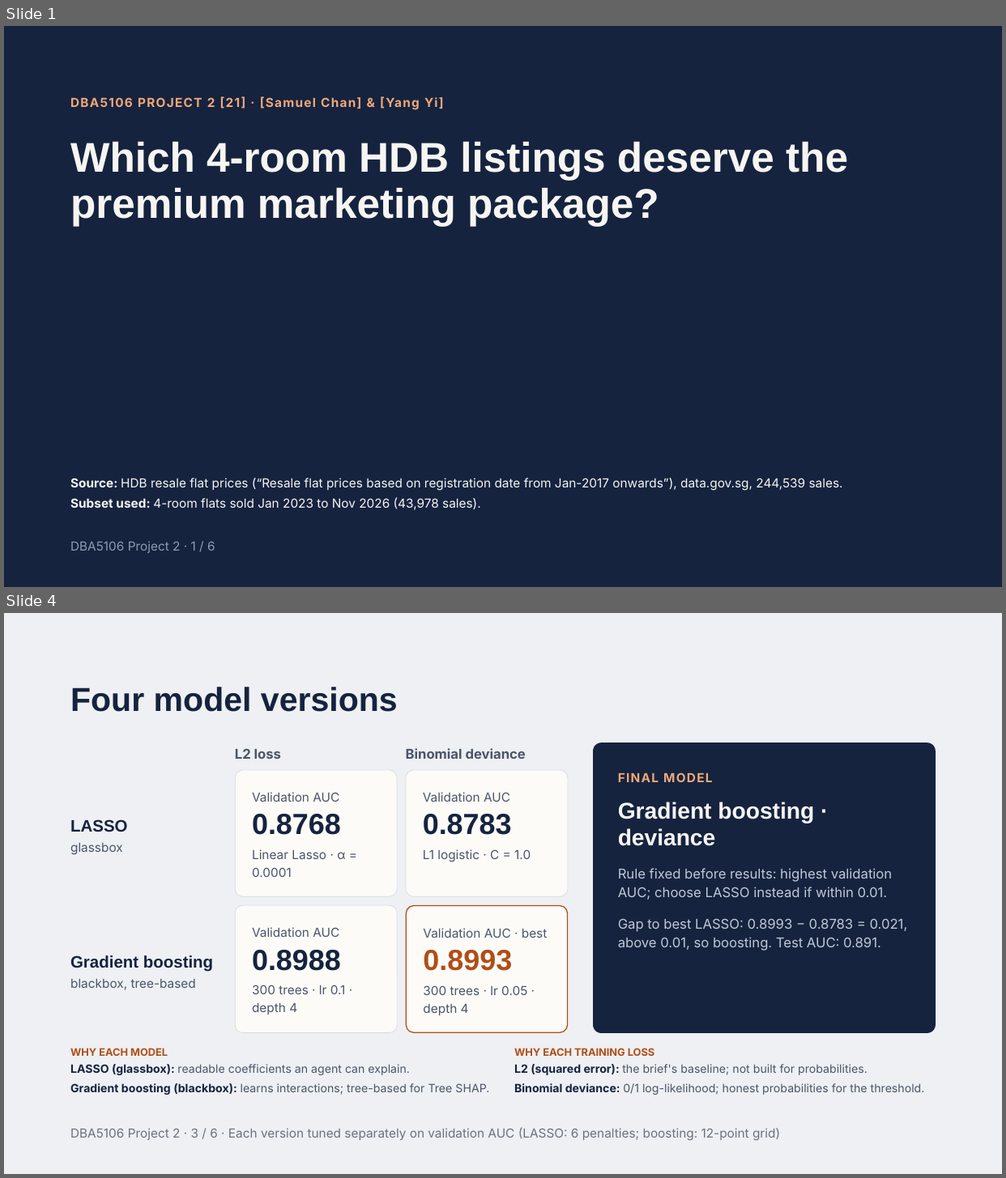
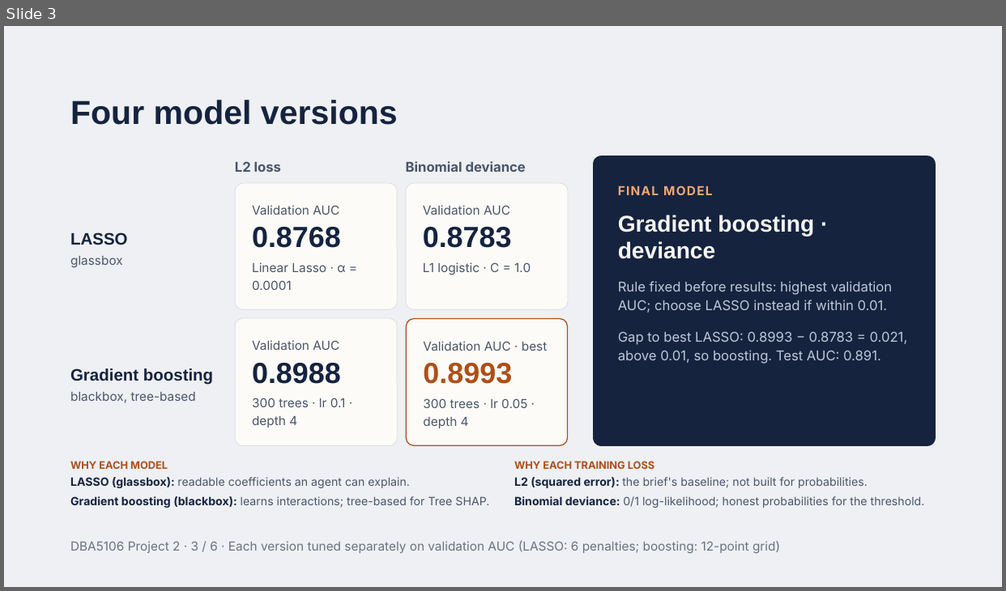
Before and after one commit to samuelctz/DBA5106-Foundation-in-Business-Analytics, a slide deck: Final/DBA5106 Project 2 — Premium Flat Classifier.pptx. Shown one above the other, each under a label of ours: slides 1 and 4 before the commit, slide 3 after it; the slides between them are not shown. The pictures are 1006x1178 and 1006x591 pixels, drawn with LibreOffice and Linux fonts; fonts in the diff are those of the drawing. Boxes give left, top, right and bottom in pixels: in the first picture for what was removed or moved away, otherwise in the second. Text is boxed around its words. In the diff, an @@ line names an element or a change of style, - is before the commit and + after.

```diff
--- a/Final/DBA5106 Project 2 — Premium Flat Classifier.pptx
+++ b/Final/DBA5106 Project 2 — Premium Flat Classifier.pptx
@@ slide 1 removed at box(4, 26, 1002, 587), background #15233F @@
@@ text removed at box(70, 96, 443, 110) @@
-DBA5106 PROJECT 2 [21] · [Samuel Chan] & [Yang Yi]
@@ title removed at box(70, 141, 848, 226) @@
-Which 4-room HDB listings deserve the premium marketing package?
@@ text removed at box(70, 478, 843, 510) @@
-Source: HDB resale flat prices (“Resale flat prices based on registration date from Jan-2017 onwards”), data.gov.sg, 244,539 sales.
-Subset used: 4-room flats sold Jan 2023 to Nov 2026 (43,978 sales).
@@ text removed at box(70, 541, 215, 553) @@
-DBA5106 Project 2 · 1 / 6
@@ what was slide 4 is now slide 3 @@
```
Also in this commit, not shown: 4 slides changed, 1 other file.
